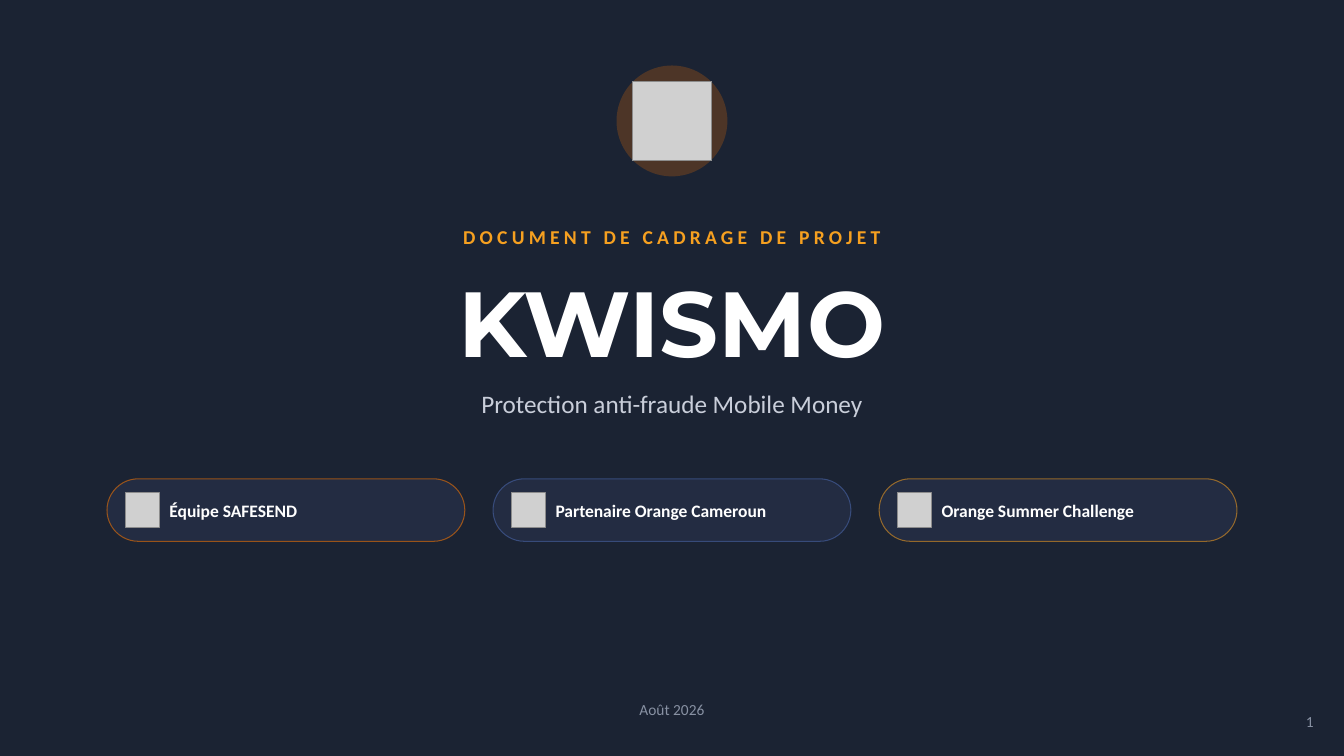
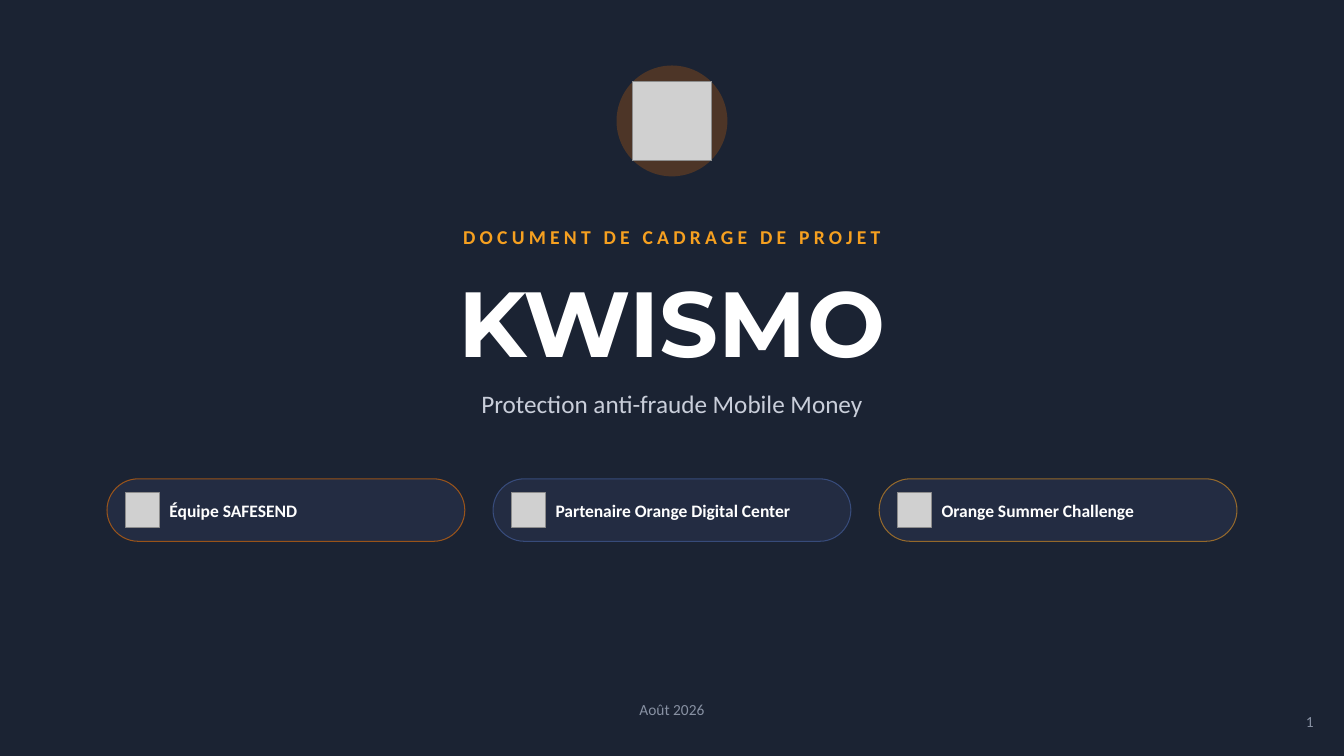
Before and after one commit to kwismo-support/Kwismo, a slide deck: slide 1 of cadrage/KWISMO_Presentation.pptx. Drawn at 1344x756 pixels with LibreOffice and Linux fonts; fonts in the diff are those of the drawing; grey boxes stand for pictures; background and template pictures are left out. Boxes give left, top, right and bottom in pixels: in the first picture for what was removed or moved away, otherwise in the second. Text is boxed around its words. In the diff, an @@ line names an element or a change of style, - is before the commit and + after.

```diff
--- a/cadrage/KWISMO_Presentation.pptx
+++ b/cadrage/KWISMO_Presentation.pptx
@@ text at (x1=556, y1=504, x2=790, y2=520): text changed @@
-Partenaire Orange Cameroun
+Partenaire Orange Digital Center
```
Also in this commit, not shown: 11 other slides changed, 2 slides removed, 22 other files.
